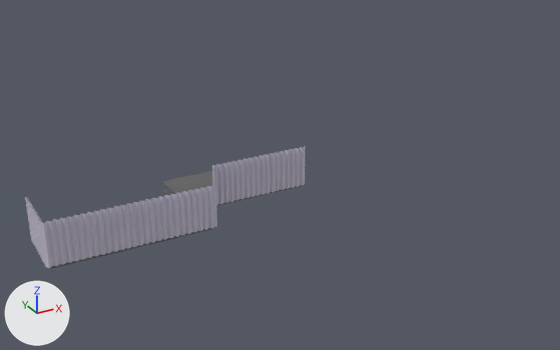
The FBX model p44/p-44-balkon-1.fbx as it was, and as the next commit left it.
The view is the same before and after, from a 50 mm camera at (-8.74, -16.11, 7.77) aimed at (-0.59, -1.28, 0.36). Every picture has the same lights, and +X, +Y and +Z are marked at lower left. The older version comes first.

The first picture shows 'balkon-1'.
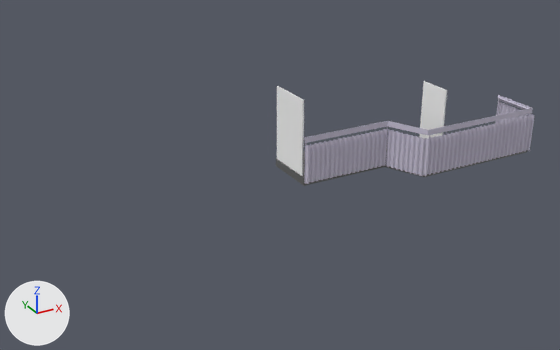
Changed parts and their boxes (x1, y1, x2, y2) in the pictures (560 x 350 px; the box of a moved part takes in the faces that stretch with it):
'balkon-1', reshaped, turned: before (25, 146, 305, 269); after (276, 81, 535, 186)
part 1 of me_cube_012, moved or reshaped: before (25, 197, 41, 222); after (495, 102, 534, 124)
part 2 of me_cube_012, moved or reshaped (not visible afterwards): before (25, 198, 47, 267)
part 3 of me_cube_012, moved or reshaped: before (41, 186, 207, 265); after (422, 115, 531, 175)
part 4 of me_cube_012, moved or reshaped: before (41, 185, 215, 268); after (423, 115, 535, 176)
part 5 of me_cube_012, moved or reshaped (not visible afterwards): before (212, 166, 216, 216)
part 6 of me_cube_012, moved or reshaped: before (213, 168, 217, 227); after (386, 129, 425, 176)
part 7 of me_cube_012, moved or reshaped: before (212, 146, 305, 205); after (304, 129, 388, 184)
part 8 of me_cube_012, added: after (419, 81, 447, 139)
part 9 of me_cube_012, added: after (277, 86, 304, 176)
part 10 of me_cube_012, added: after (304, 95, 533, 143)
part 11 of me_cube_012, cut back: before (51, 171, 304, 269); after (276, 99, 530, 186)

The change, as a list of edits to the scene's bpy script:
```text
Add mat_plastic:
    mat_plastic = principled_material('plastic')
    mat_plastic.base_color = (1.0, 1.0, 1.0)  # white #ffffff
    mat_plastic.roughness = 0.3
Change me_cube_012:
    used by ob_balkon_1; location = (0.0, 0.0, 0.0); rotation_euler = (0.0, 0.0, -3.142), in degrees (0, 0, -180)
    remove me_cube_012.from_pydata(...)  # 1050 vertices, 521 faces; spans x 0.0..6.41, y 0.0..2.49, z 0.0..1.05
    add me_cube_012.from_pydata(...)  # 1154 vertices, 579 faces; spans x 0.0..6.38, y -2.47..0.0, z 0.0..2.13
    me_cube_012 part 1: the loose piece of 82 vertices spanning x 6.35..6.4, y 1.14..2.46, z 0.07..1.05 is mirrored in y about its middle, then moved by (-0.03, -3.6, 0.0)
    me_cube_012 part 2: the loose piece of 82 vertices spanning x 6.36..6.41, y 1.14..2.46, z 0.07..1.05 is mirrored in y about its middle, then moved by (-0.03, -3.6, 0.0)
    me_cube_012 part 3: the loose piece of 218 vertices spanning x 2.8..6.39, y 2.43..2.48, z 0.07..1.05 is mirrored in y about its middle, then moved by (-0.01, -4.9, 0.0)
    me_cube_012 part 4: the loose piece of 218 vertices spanning x 2.8..6.39, y 2.44..2.49, z 0.07..1.05 is mirrored in y about its middle, then moved by (-0.01, -4.91, 0.0)
    me_cube_012 part 5: the loose piece of 66 vertices spanning x 2.38..2.82, y 1.47..2.45, z 0.06..1.04 is mirrored in y about its middle, then moved by (0.0, -3.88, 0.0)
    me_cube_012 part 6: the loose piece of 66 vertices spanning x 2.38..2.81, y 1.47..2.45, z 0.06..1.04 is mirrored in y about its middle, then moved by (0.0, -3.89, 0.0)
    me_cube_012 part 7: the loose piece of 146 vertices spanning x 0.01..2.4, y 1.46..1.51, z 0.07..1.05 is mirrored in y about its middle, then moved by (0.0, -2.94, 0.0)
    me_cube_012 part 8: a new loose piece, a box spanning x 3.392..3.43, y -2.323..-1.476, z 0.193..2.134, in mat_plastic (white #ffffff)
    me_cube_012 part 9: a new loose piece, a box spanning x 0.0..0.038, y -1.31..-0.052, z 0.193..2.134, in mat_plastic (white #ffffff)
    me_cube_012 part 10: a new loose piece of 40 vertices spanning x 0.01..6.31, y -2.41..-1.15, z 1.1..1.24, in mat_metall_gray (light grey #d7d2e3)
    me_cube_012 part 11
    20 vertices are removed from x 0.0..6.31, y 1.13..2.41, z 0.0..0.22
    17 faces are deleted
    33 vertices are added at x 0.06..6.31, y -2.41..-1.13, z 0.0..0.22
    6 new vertices lie (0.0, -1.41, 0.0) away from vertices in x 0.0..3.07, y 0.0, z 0.0..0.22
    24 new vertices lie (0.0, 0.0, 0.97) away from vertices in x 0.06..6.27, y -2.37..-1.23, z 0.22
    5 new vertices lie (0.0, 0.0, 0.22) away from vertices in x 2.88..6.31, y -2.41..-1.13, z 0.0
    17 new faces join them, mat_beton_raw_gray (dark grey #626262)
    18 new faces join them, mat_metall_gray (light grey #d7d2e3)
    other edits to the shape of me_cube_012 do not show in these pictures
    add me_cube_012.materials.append(mat_plastic)  # white #ffffff
Change ob_balkon_1:
    ob_balkon_1.rotation_euler: (0.0, 0.0, -3.142) -> (0.0, 0.0, 0.0)  # degrees (0, 0, -180) -> degrees (0, 0, 0)
```
